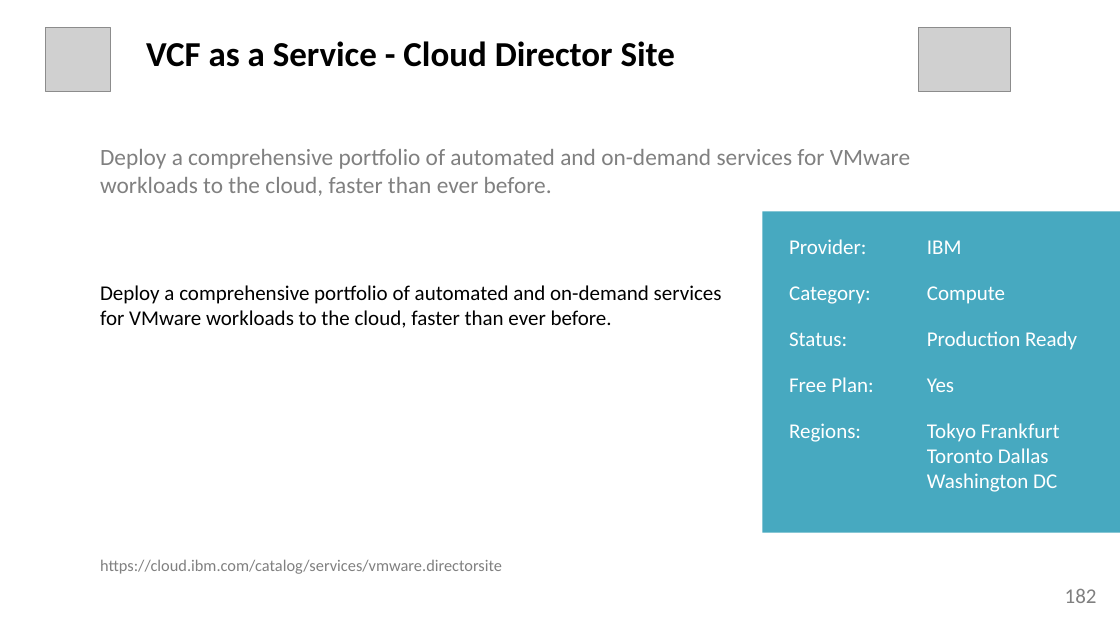
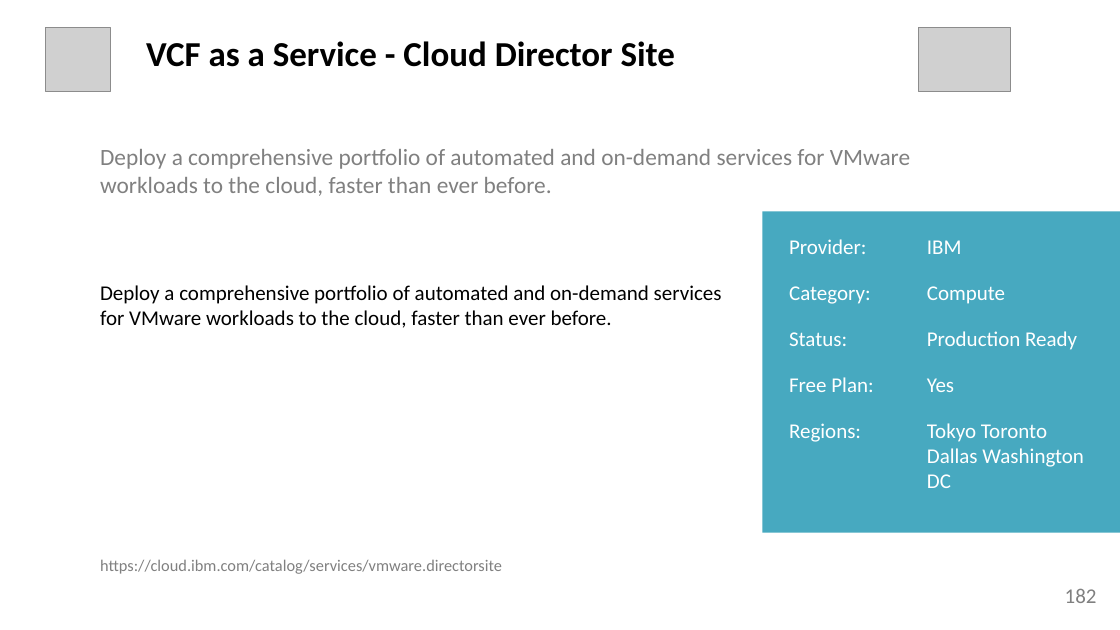
Before and after one commit to l2fprod/mycatalog, a slide deck: slide 182 of docs/generated/mycatalog.pptx. Drawn at 1120x630 pixels with LibreOffice and Linux fonts; fonts in the diff are those of the drawing; grey boxes stand for pictures. Boxes give left, top, right and bottom in pixels: in the first picture for what was removed or moved away, otherwise in the second. Text is boxed around its words. In the diff, an @@ line names an element or a change of style, - is before the commit and + after.

```diff
--- a/docs/generated/mycatalog.pptx
+++ b/docs/generated/mycatalog.pptx
@@ text at (x1=927, y1=423, x2=1084, y2=488): text changed @@
-Tokyo Frankfurt Toronto Dallas Washington DC
+Tokyo Toronto Dallas Washington DC
```
Also in this commit, not shown: 1 other slide changed, 7 other files.
